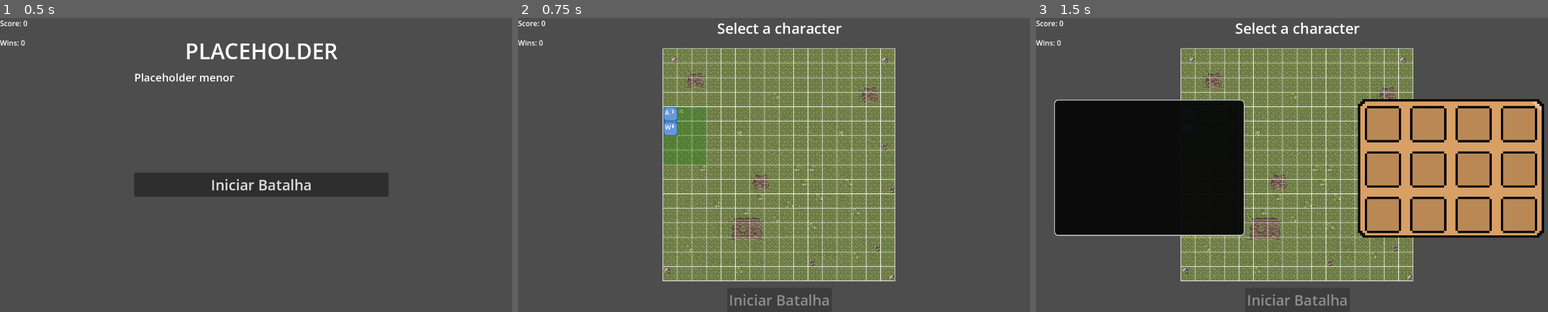
Above: before the commit, frames 1-3 (left to right).
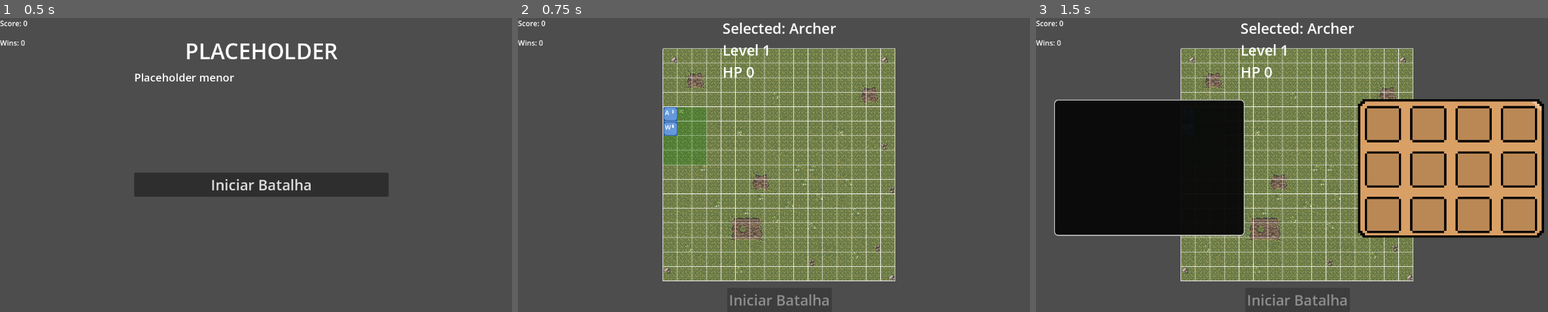
Above: after the commit, the same moments.

Repository: RodPeroba/DnDAutoBattler
Game: Godot game, scene res://Scenes/main.tscn
Same seed, same stepped clock (60 frames per second), same inputs: the game is played once before the commit and once after it.
Inputs (mouse positions are in pixels of both pictures, inside the frame that each line leads up to):
- Up to frame 1 (0.5 s): no input
- Up to frame 2 (0.75 s): click "Iniciar Batalha" at 0.5 s
- Up to frame 3 (1.5 s): tap Enter (ui_accept) at 1.25 s; move the mouse to (1409, 150) at 1.27 s; hold I (i) from 1.28 s (still down); click (1409, 150) at 1.42 s

Frame 1 is identical in both runs. In frame 2, 0.7% of the frame differs, in the area x 38-64%, y 1-21%; in frame 3, 0.7%.
Error before the commit: Invalid call. Nonexistent function 'selectCharacter' in base 'Node (gameManager.gd)'. (res://PositioningScreen.gd:43)

Commit message:
correção

Diff:
--- a/gameManager.gd
+++ b/gameManager.gd
@@ -24,6 +24,8 @@
 var playerParty : PartyData
 var enemyParty : PartyData
 
+var selectedCharacter : Character = null
+
 var score : int = 0
 var battlesWon : int = 0
 
@@ -309,6 +311,15 @@
 
 	enterPositioning()
 
+func selectCharacter(character : Character) -> void:
+	selectedCharacter = character
+
+	if character == null:
+		Debug.print("Selected character: none")
+		return
+
+	Debug.print("Selected character: %s" % character.characterClass.className)
+
 func createBattleCharacters():
 
 	if playerParty == null:
